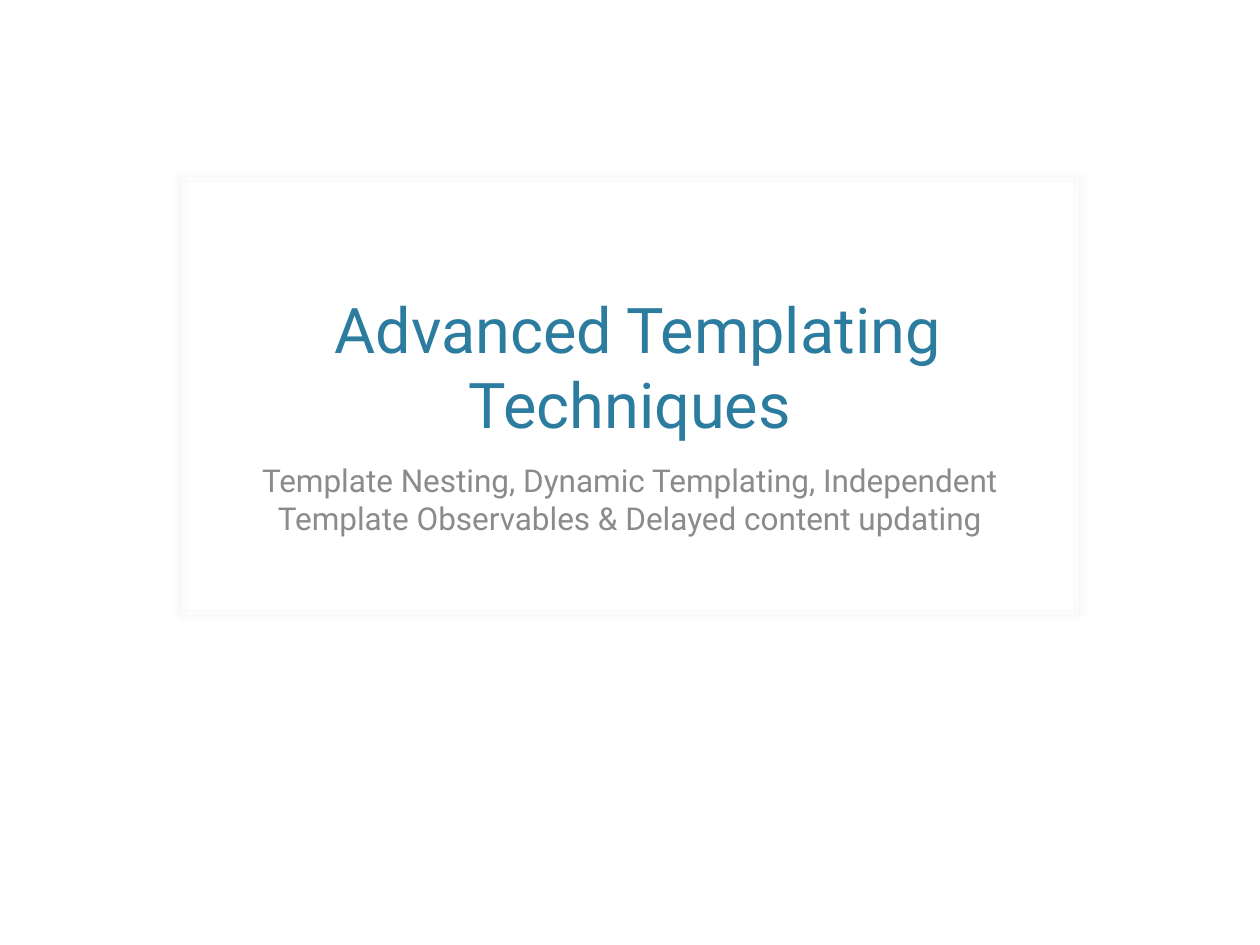
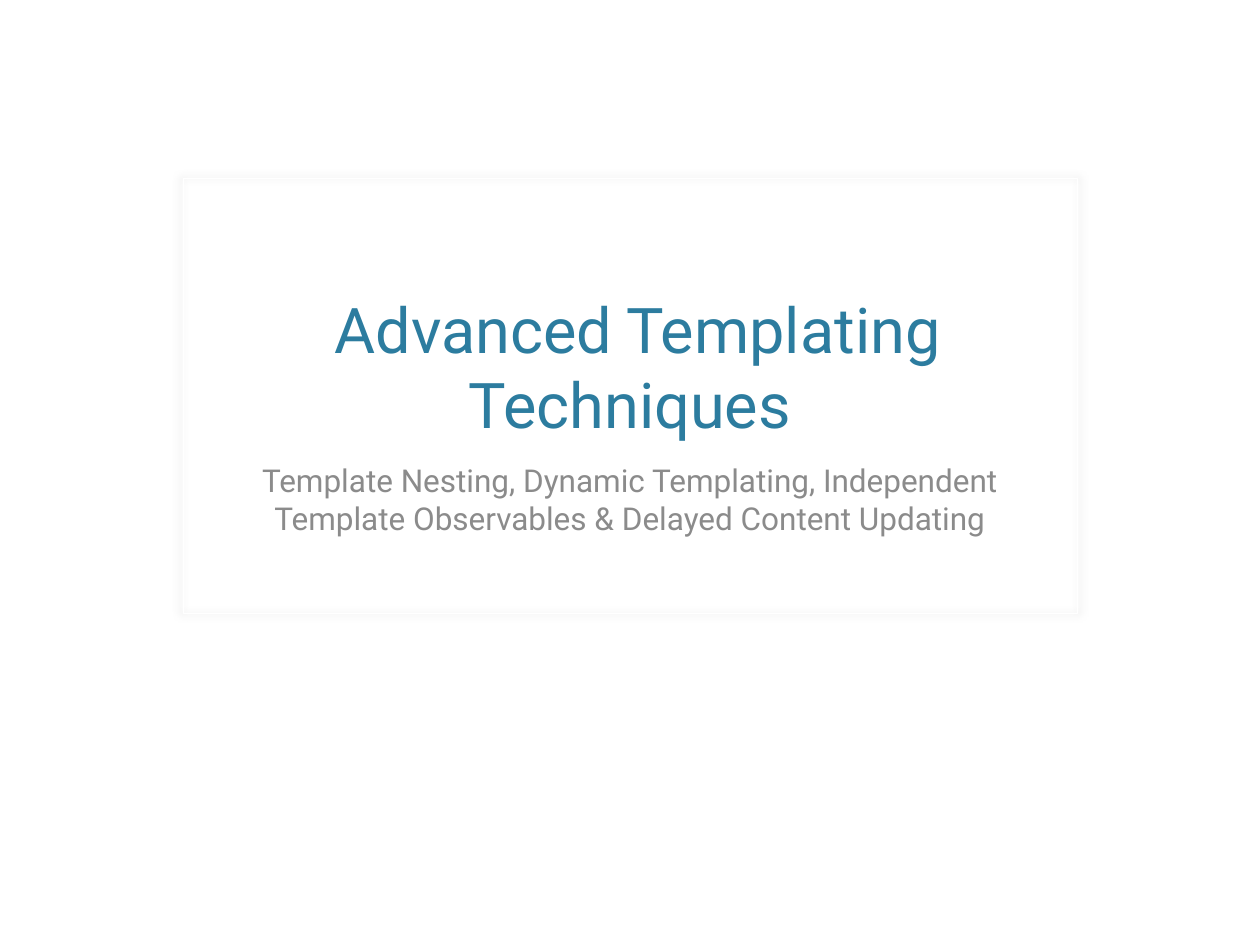
Before and after one commit to samnau/knockout-templating, a slide deck: slide 10 of Knockout Templating - slides.pptx. Drawn at 1260x945 pixels with LibreOffice and Linux fonts; fonts in the diff are those of the drawing; background and template pictures are left out. Boxes give left, top, right and bottom in pixels: in the first picture for what was removed or moved away, otherwise in the second. Text is boxed around its words. In the diff, an @@ line names an element or a change of style, - is before the commit and + after.

```diff
--- a/Knockout Templating - slides.pptx
+++ b/Knockout Templating - slides.pptx
@@ subtitle at [262,468,997,537]: text changed @@
-Template Nesting, Dynamic Templating, Independent Template Observables & Delayed content updating
+Template Nesting, Dynamic Templating, Independent Template Observables & Delayed Content Updating
```
Also in this commit, not shown: 3 other slides changed, 8 other files.
